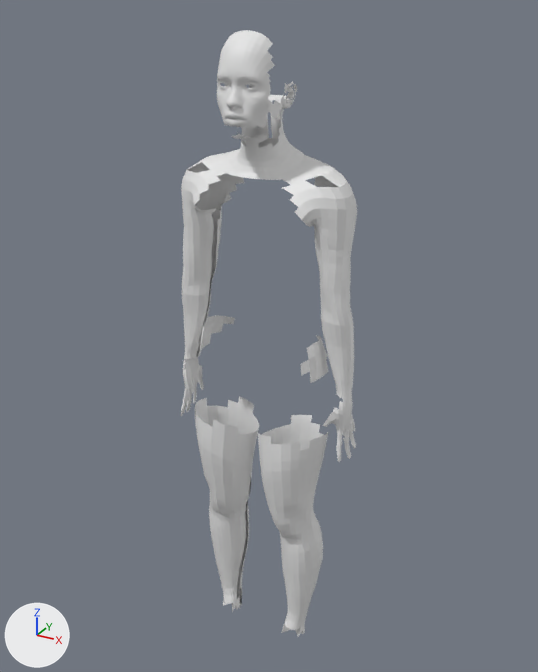
The FBX model ink/NC_Ink_Female_Average.fbx as it was, and as the next commit left it.
Before and after are seen from a 50 mm camera at (22.92, -5.29, 6.01) aimed at (19.98, 0.04, 3.35). Arrows for +X, +Y and +Z are at lower left; the lights stay in place. The older version comes first.

Names of what the first picture shows: 'Ink_Face', 'Ink_LeftHand', 'Ink_LeftLowerArm', 'Ink_LeftLowerLeg', 'Ink_LeftUpperArm', 'Ink_LeftUpperLeg', 'Ink_NeckHead', 'Ink_NeckUpperTorso', 'Ink_RightLowerArm', 'Ink_RightLowerLeg', 'Ink_RightUpperArm', 'Ink_RightUpperLeg' and 1 more.
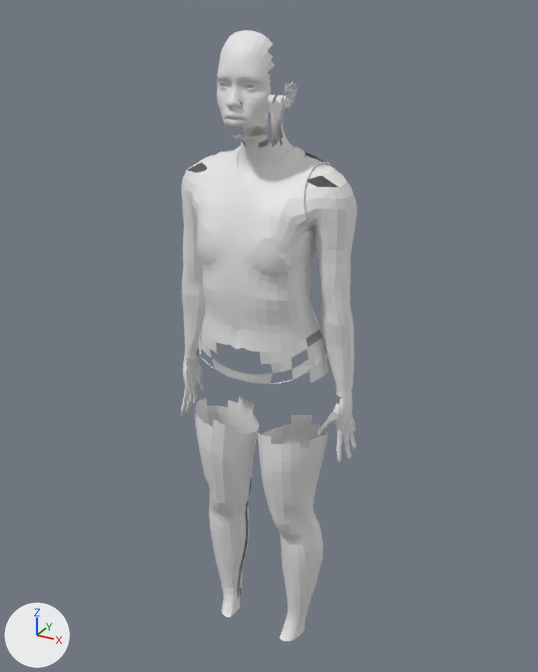
Diff of the bpy script that builds the scene:
```diff
--- a/ink/NC_Ink_Female_Average.fbx.py
+++ b/ink/NC_Ink_Female_Average.fbx.py
@@ me_ink_neckuppertorso_011 @@
 # used by ob_ink_neckuppertorso; location = (20.0, 0.0, 0.0)
-me_ink_neckuppertorso_011.from_pydata(...)  # 321 vertices, 258 faces; spans x -0.7..0.7, y -0.364..0.238, z 4.487..5.044
+me_ink_neckuppertorso_011.from_pydata(...)  # 3195 vertices, 3417 faces; spans x -0.703..0.703, y -0.561..0.331, z 3.142..5.019
+# me_ink_neckuppertorso_011 part 2: a new loose piece of 2911 vertices spanning x -0.596..0.595, y -0.561..0.331, z 3.142..5.019
+# me_ink_neckuppertorso_011 part 3
+# 134 vertices are removed from x -0.591..0.591, y -0.36..0.192, z 4.487..5.044
+# 160 faces are deleted
+# 22 vertices move from x -0.539..0.539, y -0.293..0.126, z 4.53..5.04 to x -0.524..0.524, y -0.312..0.148, z 4.556..5.003
+# 97 vertices are added at x -0.703..0.703, y -0.361..0.225, z 4.478..5.0
+# 148 new faces join them
@@ me_ink_leftlowerleg_011 @@
 # used by ob_ink_leftlowerleg; location = (20.0, 0.0, 0.0)
-me_ink_leftlowerleg_011.from_pydata(...)  # 305 vertices, 302 faces; spans x 0.16..0.61, y -0.38..0.15, z 0.15..1.69
+me_ink_leftlowerleg_011.from_pydata(...)  # 333 vertices, 339 faces; spans x 0.16..0.61, y -0.4..0.15, z 0.23..1.7
+# me_ink_leftlowerleg_011 part 1: 4 vertices moved from x 0.36..0.44, y -0.04..0.03, z 0.22..0.24 to x 0.35..0.44, y -0.04..0.02, z 0.24..0.25; 18 vertices removed from x 0.27..0.47, y -0.2..0.04, z 0.15..0.25; 29 vertices added at x 0.27..0.46, y -0.31..0.03, z 0.23..0.26
+# other edits to the shape of me_ink_leftlowerleg_011 do not show in these pictures
@@ me_ink_rightupperarm_011 @@
 # used by ob_ink_rightupperarm; location = (20.0, 0.0, 0.0)
-me_ink_rightupperarm_011.from_pydata(...)  # 330 vertices, 298 faces; spans x -0.793..-0.466, y -0.31..0.178, z 3.783..4.873
+me_ink_rightupperarm_011.from_pydata(...)  # 388 vertices, 371 faces; spans x -0.795..-0.391, y -0.361..0.171, z 3.793..4.793
+# me_ink_rightupperarm_011 part 4: 9 vertices moved from x -0.689..-0.523, y -0.242..0.178, z 4.65..4.834 to x -0.699..-0.538, y -0.235..0.171, z 4.627..4.789; 17 vertices removed from x -0.705..-0.466, y -0.269..0.177, z 4.459..4.873; 58 vertices added at x -0.706..-0.391, y -0.361..0.169, z 4.343..4.793
+# other edits to the shape of me_ink_rightupperarm_011 do not show in these pictures
```

Where the change shows, as pixel boxes [x1, y1, x2, y2] in the pictures (538 x 672 px; the box of a moved part takes in the faces that stretch with it):
'Ink_NeckUpperTorso', reshaped (186% taller)
    before: [190, 142, 346, 225]
    after: [186, 145, 349, 384]
'Ink_LeftLowerLeg', reshaped (7% wider)
    before: [278, 513, 323, 637]
    after: [275, 516, 323, 641]
part 1 of me_ink_leftlowerleg_011, moved or reshaped
    before: [282, 624, 305, 637]
    after: [280, 624, 305, 641]
part 2 of me_ink_neckuppertorso_011, added
    after: [191, 145, 331, 384]
part 3 of me_ink_neckuppertorso_011, moved or reshaped
    before: [190, 142, 330, 225]
    after: [186, 145, 349, 215]
part 4 of me_ink_rightupperarm_011, built on
    before: [182, 161, 228, 213]
    after: [183, 167, 206, 200]
